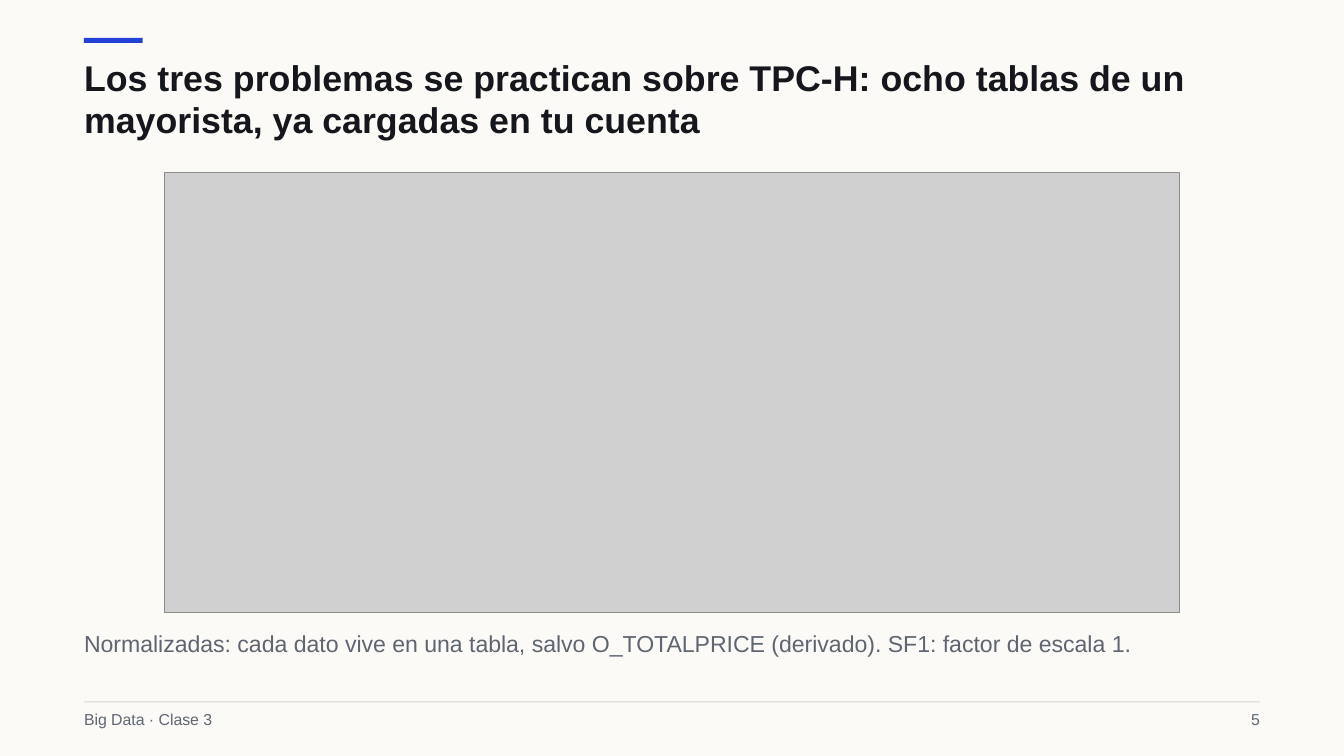
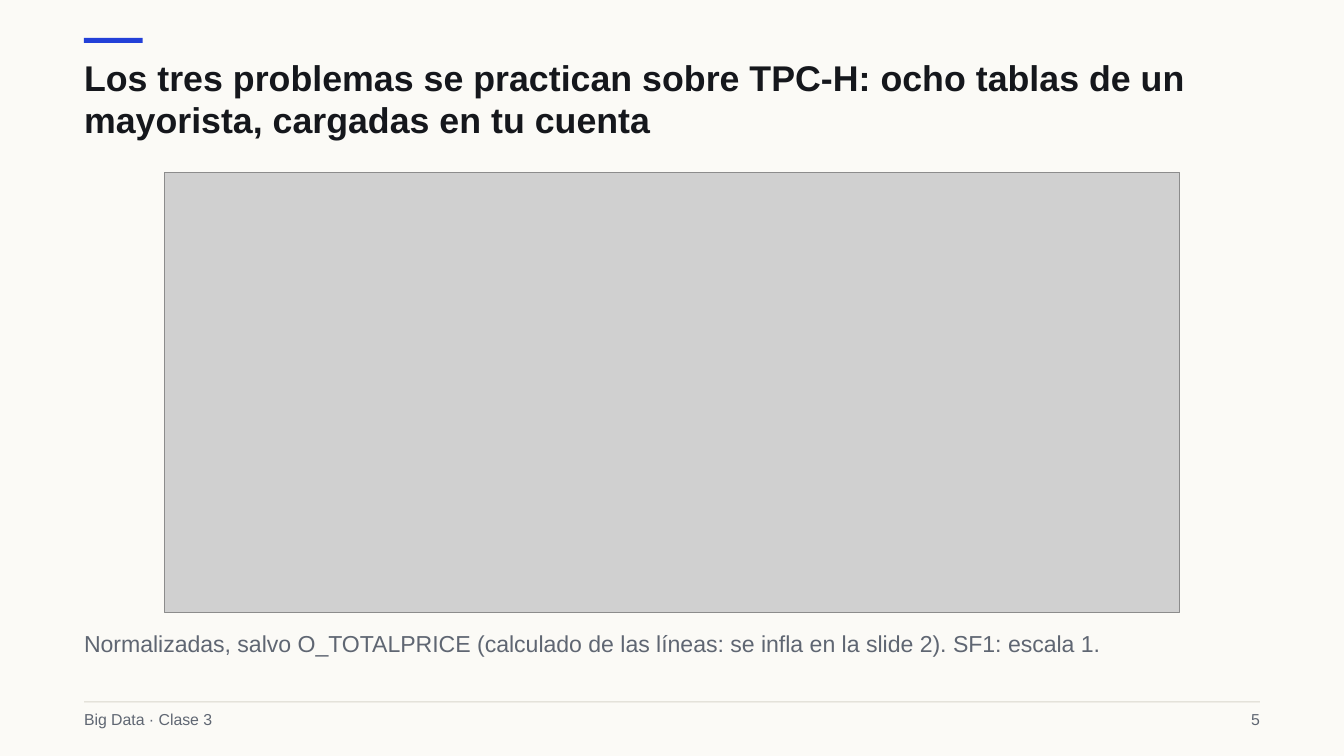
Before and after one commit to Apaezc/bigdata-udem-2026, a slide deck: slide 5 of curso/clase03/deck/slides.pptx. Drawn at 1344x756 pixels with LibreOffice and Linux fonts; fonts in the diff are those of the drawing; grey boxes stand for pictures. Boxes give left, top, right and bottom in pixels: in the first picture for what was removed or moved away, otherwise in the second. Text is boxed around its words. In the diff, an @@ line names an element or a change of style, - is before the commit and + after.

```diff
--- a/curso/clase03/deck/slides.pptx
+++ b/curso/clase03/deck/slides.pptx
@@ text at [84, 65, 1185, 140]: text changed @@
-Los tres problemas se practican sobre TPC-H: ocho tablas de un mayorista, ya cargadas en tu cuenta
+Los tres problemas se practican sobre TPC-H: ocho tablas de un mayorista, cargadas en tu cuenta
@@ text at [84, 635, 1100, 657]: text changed @@
-Normalizadas: cada dato vive en una tabla, salvo O_TOTALPRICE (derivado). SF1: factor de escala 1.
+Normalizadas, salvo O_TOTALPRICE (calculado de las líneas: se infla en la slide 2). SF1: escala 1.
```
Also in this commit, not shown: 10 other slides changed, 1 slide added, 1 slide removed, 13 other files.
